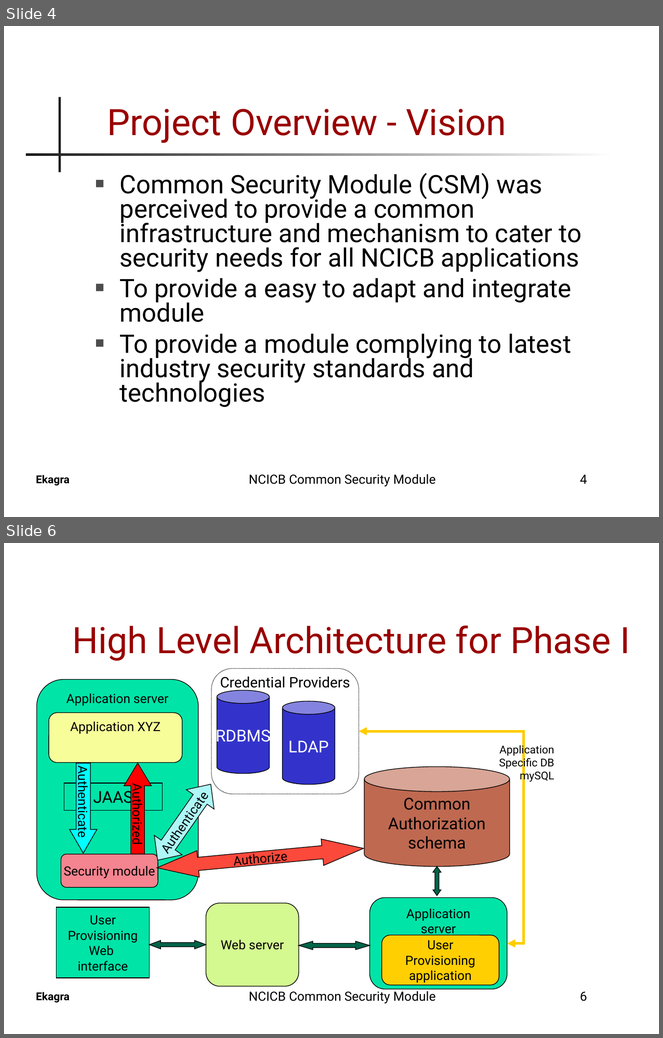
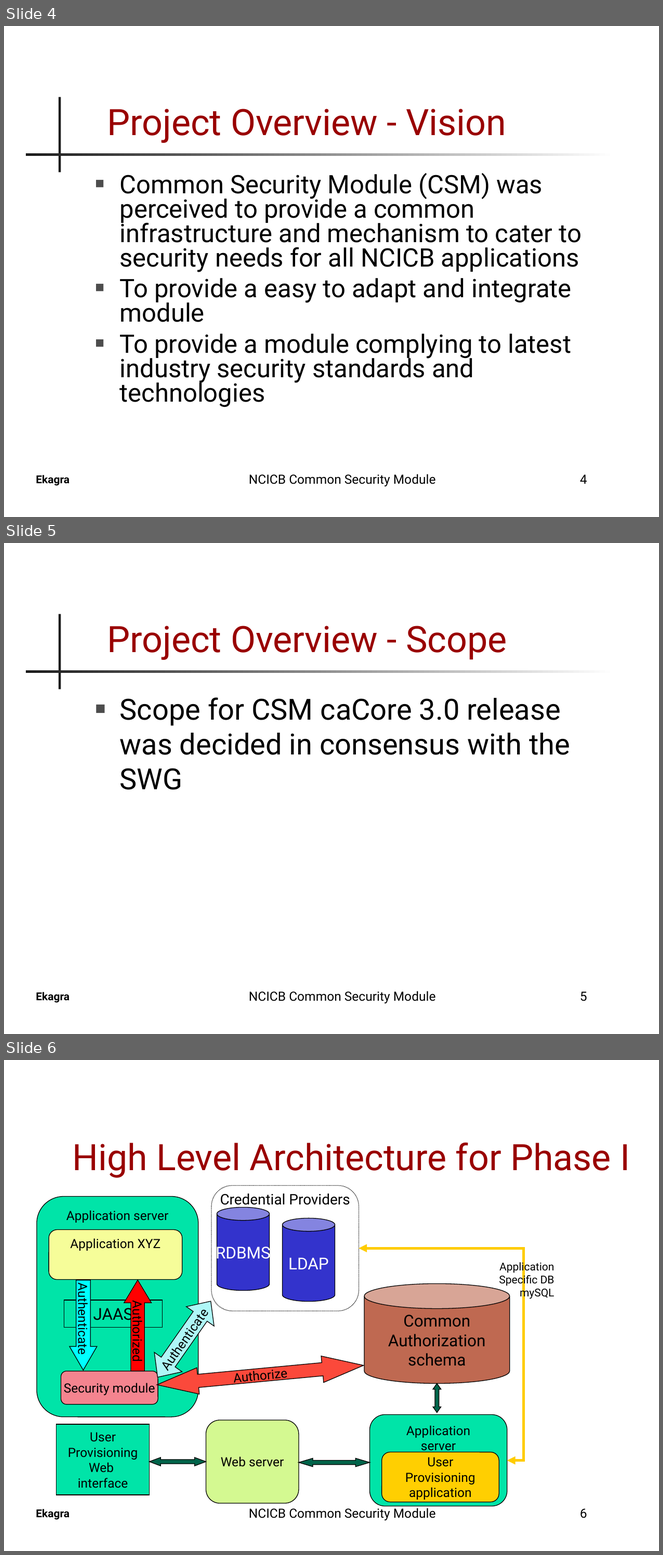
Before and after one commit to CBIIT/common-security-module-docs, a slide deck: CSM_Presentation.ppt. Shown one above the other, each under a label of ours: slides 4 and 6 before the commit, slides 4, 5 and 6 after it; the slides between them are not shown. The pictures are 663x1038 and 663x1555 pixels, drawn with LibreOffice and Linux fonts; fonts in the diff are those of the drawing; background and template pictures are left out. Boxes give left, top, right and bottom in pixels: in the first picture for what was removed or moved away, otherwise in the second. Text is boxed around its words. In the diff, an @@ line names an element or a change of style, - is before the commit and + after.

```diff
--- a/CSM_Presentation.ppt
+++ b/CSM_Presentation.ppt
@@ slide 5 added at (x1=4, y1=543, x2=659, y2=1034), background #FFFFFF; not listed: 3 template elements that a slide beside it also shows @@
@@ title added at (x1=107, y1=626, x2=507, y2=660), 40 pt, text #990000 @@
+Project Overview - Scope
@@ text added at (x1=120, y1=697, x2=570, y2=790), 32 pt, text #000000 @@
+■ Scope for CSM caCore 3.0 release was decided in consensus with the SWG
@@ text added at (x1=249, y1=991, x2=436, y2=1004), 14 pt, text #000000 @@
+NCICB Common Security Module
@@ page number added at (x1=580, y1=992, x2=587, y2=1002), 14 pt, text #000000 @@
+5
```
Also in this commit, not shown: 7 slides changed, 8 other slides added, 1 slide removed.
